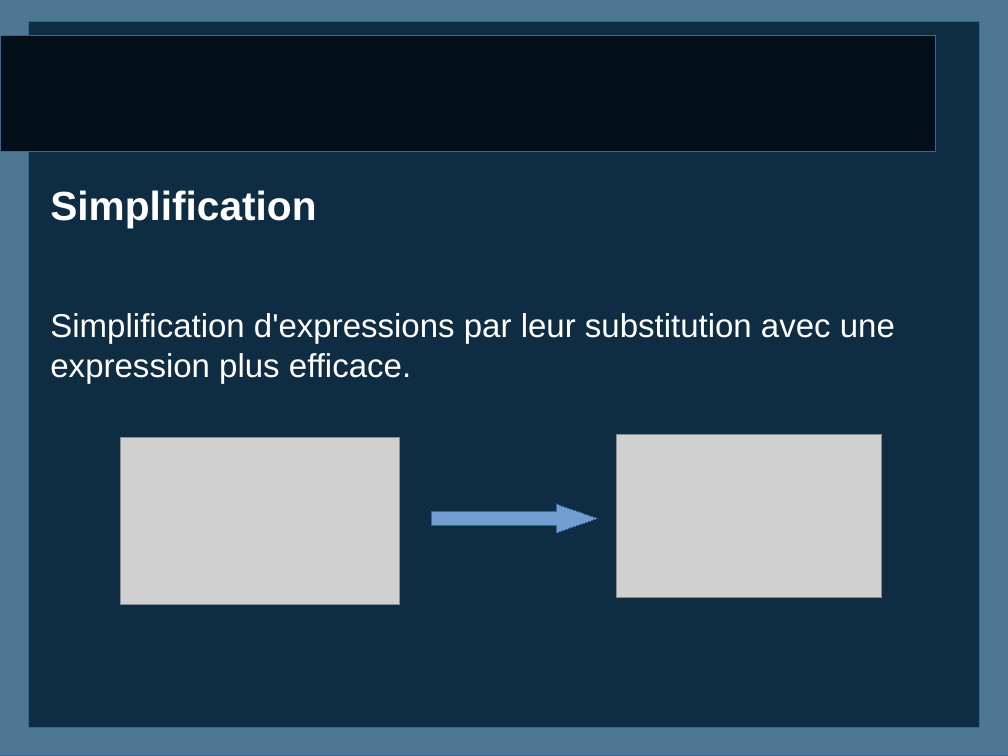
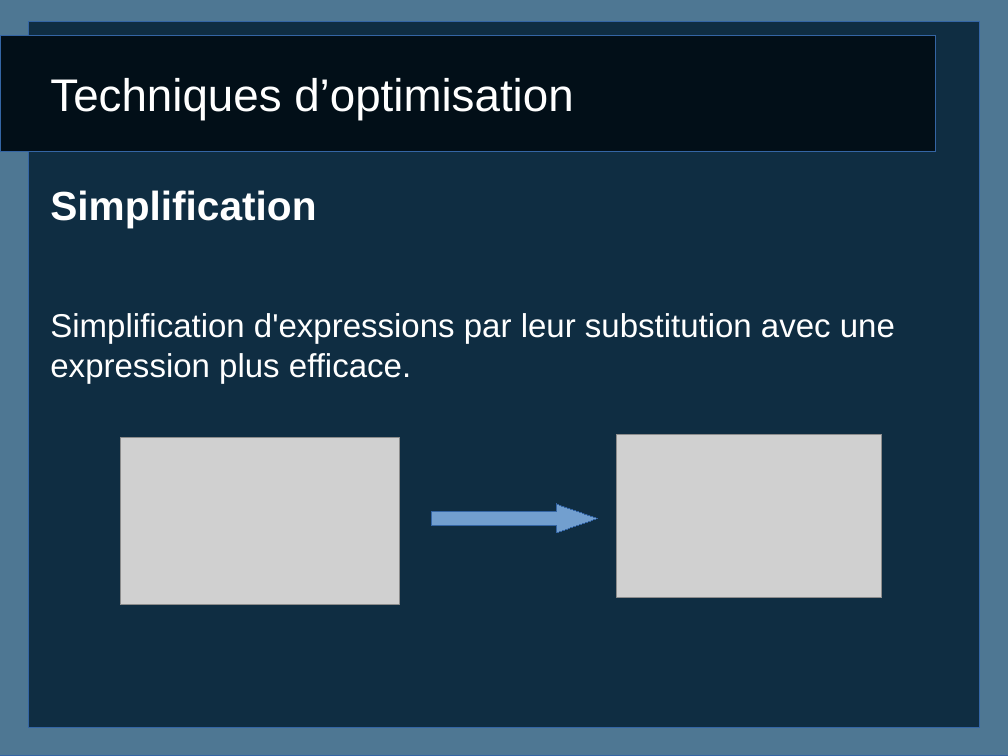
Before and after one commit to caswitch/recherche-et-doc-s4, a slide deck: slide 4 of Diapo2.odp. Drawn at 1008x756 pixels with LibreOffice and Linux fonts; fonts in the diff are those of the drawing; grey boxes stand for pictures. Boxes give left, top, right and bottom in pixels: in the first picture for what was removed or moved away, otherwise in the second. Text is boxed around its words. In the diff, an @@ line names an element or a change of style, - is before the commit and + after.

Commit message:
Edition techniques et Diapo2

```diff
--- a/Diapo2.odp
+++ b/Diapo2.odp
@@ title added at [50,78,573,121], 36 pt, text #FFFFFF @@
+Techniques d’optimisation
```
Also in this commit, not shown: 2 slides added, 1 other file.
